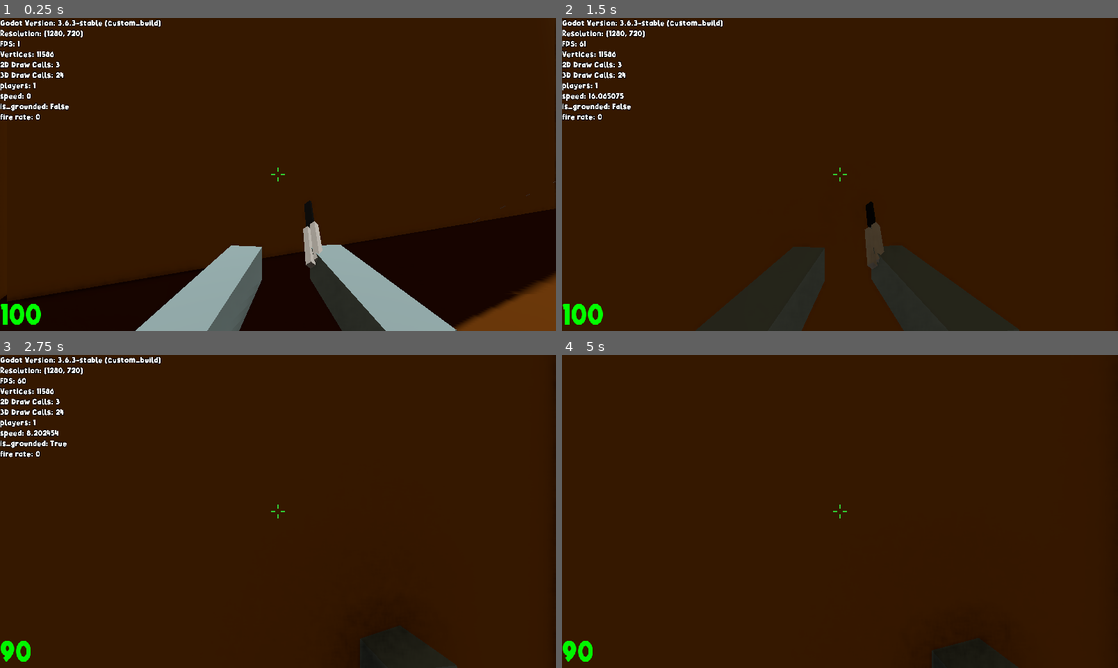
Above: before the commit, frames 1-4 (two rows, left to right).
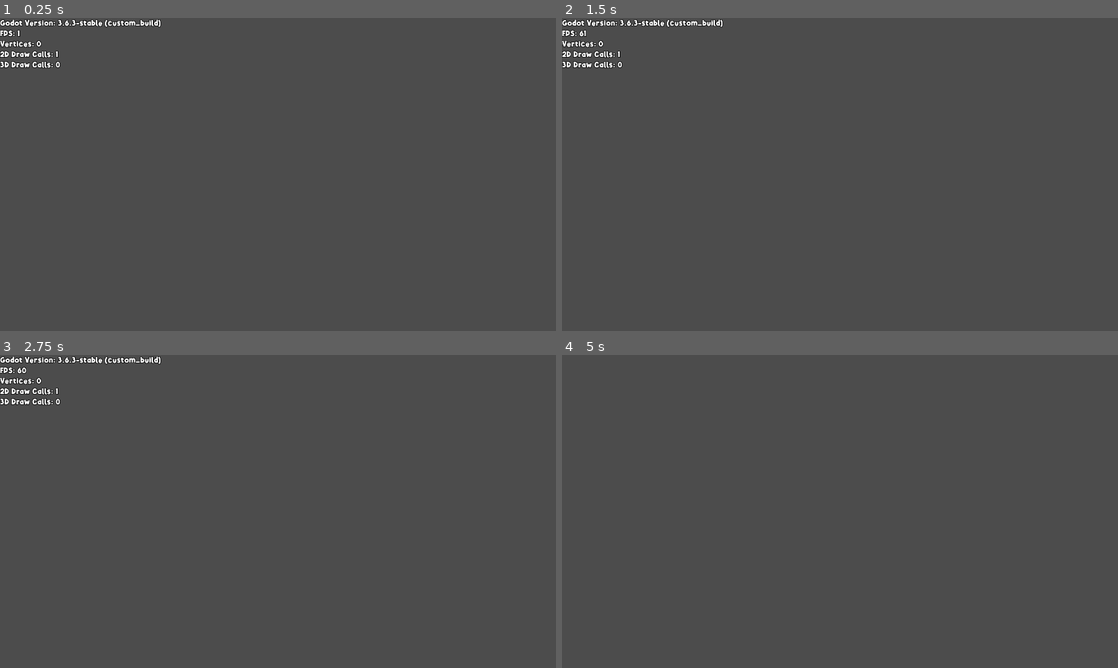
Above: after the commit, the same moments.

Repository: miklaskarjalainen/Togmen
Game: Godot game, scene res://source/scenes/game.tscn
Same seed, same stepped clock (60 frames per second), same inputs: the game is played once before the commit and once after it. This scene is started directly instead of the project's main scene.
Inputs (mouse positions are in pixels of both pictures, inside the frame that each line leads up to):
- Up to frame 1 (0.25 s): no input
- Up to frame 2 (1.5 s): move the mouse to (867, 174) at 0.52 s; hold W (forwards) from 0.53 s (still down); tap Mouse wheel down (mw_down, bound only after the commit) at 0.6 s; tap Space (jump) at 0.77 s; tap Mouse wheel up (mw_up, bound only after the commit) at 0.8, 1.35 s; move the mouse to (812, 174) at 1.27 s
- Up to frame 3 (2.75 s): keep holding W (forwards); tap Space (jump) at 1.52 s; tap Mouse wheel down (mw_down, bound only after the commit) at 1.55 s; move the mouse to (289, 505) at 2.02 s; tap G (hurt) at 2.1 s; tap Mouse wheel up (mw_up, bound only after the commit) at 2.3 s
- Up to frame 4 (5 s): keep holding W (forwards); move the mouse to (834, 517) at 2.77 s; tap Q (quick_switch) at 2.85 s; tap Space (jump) at 3.02, 3.77, 4.52 s; tap Mouse wheel down (mw_down, bound only after the commit) at 3.05, 4.55 s; move the mouse to (878, 514) at 3.52 s; right-click (878, 514) at 3.6 s; tap Mouse wheel up (mw_up, bound only after the commit) at 3.8 s; tap F5 (reload_settings) at 4.15 s; move the mouse to (795, 508) at 4.27 s; click (795, 508) at 4.35 s; tap F3 (toggle_debug) at 4.9 s

The runs differ from the first frame. In frame 1, 99% of the frame differs, in the area x 0-100%, y 0-100%; in frame 2, 100%; in frame 3, 100%; in frame 4, 100%.
Error after the commit: Parse Error: Can't preload resource at path: res://source/entities/actors/player.tscn (res://source/scenes/peers.gd:5)

Commit message:
A lot of stuff

Diff:
--- a/default_env.tres
+++ b/default_env.tres
@@ -1,7 +1,8 @@
 [gd_resource type="Environment" load_steps=2 format=2]
 
 [sub_resource type="ProceduralSky" id=1]
-sky_top_color = Color( 0.137255, 0.0980392, 0.0313726, 1 )
+radiance_size = 0
+sky_top_color = Color( 0.215686, 0.152941, 0.0431373, 1 )
 sky_horizon_color = Color( 0.701961, 0.588235, 0.427451, 1 )
 sky_curve = 0.173868
 sun_latitude = 20.0
--- a/project.godot
+++ b/project.godot
@@ -38,7 +38,7 @@
 
 [application]
 
-config/name="VastaIsku"
+config/name="Togmen"
 run/main_scene="res://source/scenes/title_screen.tscn"
 config/icon="res://icon.png"
 
@@ -175,6 +175,16 @@
 "events": [ Object(InputEventKey,"resource_local_to_scene":false,"resource_name":"","device":0,"alt":false,"shift":false,"control":false,"meta":false,"command":false,"pressed":false,"scancode":16777244,"unicode":0,"echo":false,"script":null)
  ]
 }
+mw_down={
+"deadzone": 0.5,
+"events": [ Object(InputEventMouseButton,"resource_local_to_scene":false,"resource_name":"","device":0,"alt":false,"shift":false,"control":false,"meta":false,"command":false,"button_mask":0,"position":Vector2( 0, 0 ),"global_position":Vector2( 0, 0 ),"factor":1.0,"button_index":5,"pressed":false,"doubleclick":false,"script":null)
+ ]
+}
+mw_up={
+"deadzone": 0.5,
+"events": [ Object(InputEventMouseButton,"resource_local_to_scene":false,"resource_name":"","device":0,"alt":false,"shift":false,"control":false,"meta":false,"command":false,"button_mask":0,"position":Vector2( 0, 0 ),"global_position":Vector2( 0, 0 ),"factor":1.0,"button_index":4,"pressed":false,"doubleclick":false,"script":null)
+ ]
+}
 
 [layer_names]
 
--- a/source/entities/actors/hand.gd
+++ b/source/entities/actors/hand.gd
@@ -30,6 +30,12 @@
 	_handle_weapon_switching()
 	_handle_shooting()
 
+func _input(event):
+	if event is InputEventMouseButton and event.is_pressed():
+		if event.button_index == BUTTON_WHEEL_UP:
+			_switch_weapon(current_weapon+1)
+		elif event.button_index == BUTTON_WHEEL_DOWN:
+			_switch_weapon(current_weapon-1)
 
 func _handle_weapon_switching():
 	if Input.is_action_just_pressed("web_1"):
@@ -40,6 +46,10 @@
 		_switch_weapon(2)
 	if Input.is_action_just_pressed("web_4"):
 		_switch_weapon(3)
+	if Input.is_action_just_pressed("mw_up"):
+		_switch_weapon(current_weapon+1)
+	if Input.is_action_just_pressed("mw_down"):
+		_switch_weapon(current_weapon-1)
 
 	if Input.is_action_just_pressed("quick_switch"):
 		_switch_weapon(previous_weapon)
@@ -118,6 +128,9 @@
 	instance.translation = _location
 
 puppet func _switch_weapon(_weapon:int):
+	# Keep the weapon id in pounds
+	_weapon = clamp(_weapon, 0, get_child_count() - 1)
+
 	# Same weapon
 	if _weapon == current_weapon:
 		return
--- a/source/entities/actors/player.gd
+++ b/source/entities/actors/player.gd
@@ -52,7 +52,7 @@
 		player_anim.play("run")
 	else:
 		player_anim.stop(true)
-		player_anim.play("idle")
+		player_anim.play("showoff")
 
 func _do_player_movement(delta:float):
 	# Controlling #
@@ -80,7 +80,7 @@
 	if hor_motion.length() > move_spd:
 		motion.x = (hor_motion.normalized() * move_spd).x
 		motion.z = (hor_motion.normalized() * move_spd).z
-	elif hor_motion.length() < 0.8 and direction == Vector3() and is_on_floor(): # Rounds speeds of 0.1231 to 0
+	elif hor_motion.length() < 1.4 and direction == Vector3() and is_on_floor(): # Rounds speeds of 0.1231 to 0
 		motion.x = 0
 		motion.z = 0
 
--- a/source/entities/actors/player.tscn
+++ b/source/entities/actors/player.tscn
@@ -14,6 +14,7 @@
 [ext_resource path="res://assets/weapons/ak-47/sfx_shoot.ogg" type="AudioStream" id=12]
 [ext_resource path="res://assets/weapons/knife/shoot.ogg" type="AudioStream" id=13]
 [ext_resource path="res://assets/weapons/deagle/shoot.ogg" type="AudioStream" id=14]
+[ext_resource path="res://assets/props/player/player_model.gd" type="Script" id=15]
 
 [sub_resource type="CylinderShape" id=1]
 radius = 0.529663
@@ -127,6 +128,7 @@
 
 [node name="player_model" parent="." instance=ExtResource( 5 )]
 transform = Transform( -3, 0, -4.52987e-07, 0, 3, 0, 4.52987e-07, 0, -3, 0, -1.17, 0 )
+script = ExtResource( 15 )
 
 [node name="jump_timer" type="Timer" parent="."]
 wait_time = 0.1
--- a/source/scenes/title_screen.gd
+++ b/source/scenes/title_screen.gd
@@ -1,11 +1,14 @@
 extends Control
 
+export(NodePath) var player_model_path
+
+onready var player_model_anim = get_node(player_model_path).get_node("AnimationPlayer")
 onready var confirm_popup = $confirm_popup
-
 onready var IP_edit = $IP_edit
 onready var name_edit = $name_edit
 onready var host_btn = $host
 onready var join_btn = $join
+
 
 func _ready():
 	GameWorld.current_gamestate = GameWorld.GameState.TitleScreen
@@ -19,6 +22,9 @@
 	IP_edit.text = GameSettings.get_value("default_ip", "127.0.0.1")
 
 func _physics_process(delta:float) -> void:
+	# Player Idle Animation
+	player_model_anim.play("showoff")
+
 	# Enabling / Disabling Buttons #
 	host_btn.disabled = true
 	join_btn.disabled = true
@@ -30,7 +36,6 @@
 	# Ask the user if they really want to quit #
 	if Input.is_action_just_pressed("ui_cancel"):
 		confirm_popup.toggle_pop()
-
 
 # Signals #
 func _on_popup_answer(answered_yes:bool):
--- a/source/scenes/title_screen.tscn
+++ b/source/scenes/title_screen.tscn
@@ -1,10 +1,12 @@
-[gd_scene load_steps=11 format=2]
+[gd_scene load_steps=13 format=2]
 
 [ext_resource path="res://source/scenes/title_screen.gd" type="Script" id=1]
 [ext_resource path="res://assets/theme/Alphakind_large.tres" type="DynamicFont" id=2]
 [ext_resource path="res://assets/props/player/player.tscn" type="PackedScene" id=3]
 [ext_resource path="res://assets/materials/sand.tres" type="Material" id=4]
 [ext_resource path="res://source/ui/popup_confirm.tscn" type="PackedScene" id=5]
+[ext_resource path="res://source/ui/settings.tscn" type="PackedScene" id=6]
+[ext_resource path="res://assets/props/player/player_model.gd" type="Script" id=7]
 
 [sub_resource type="ProceduralSky" id=1]
 sky_top_color = Color( 0.137255, 0.0980392, 0.0313726, 1 )
@@ -51,6 +53,7 @@
 __meta__ = {
 "_edit_use_anchors_": false
 }
+player_model_path = NodePath("../player_model")
 
 [node name="bg" type="ColorRect" parent="canvas"]
 visible = false
@@ -67,7 +70,7 @@
 margin_top = 48.0
 margin_bottom = 126.0
 custom_fonts/font = ExtResource( 2 )
-text = "The Game of magnificence"
+text = "Togmen"
 align = 1
 valign = 1
 __meta__ = {
@@ -78,9 +81,9 @@
 anchor_top = 1.0
 anchor_bottom = 1.0
 margin_left = 40.0
-margin_top = -256.0
-margin_right = 568.0
-margin_bottom = -168.0
+margin_top = -184.0
+margin_right = 448.0
+margin_bottom = -120.0
 placeholder_text = "Name"
 __meta__ = {
 "_edit_use_anchors_": false
@@ -90,9 +93,9 @@
 anchor_top = 1.0
 anchor_bottom = 1.0
 margin_left = 40.0
-margin_top = -160.0
-margin_right = 568.0
-margin_bottom = -72.0
+margin_top = -104.0
+margin_right = 448.0
+margin_bottom = -40.0
 placeholder_text = "Ip-Address"
 __meta__ = {
 "_edit_use_anchors_": false
@@ -101,10 +104,10 @@
 [node name="host" type="Button" parent="canvas"]
 anchor_top = 1.0
 anchor_bottom = 1.0
-margin_left = 592.0
-margin_top = -248.0
-margin_right = 792.0
-margin_bottom = -176.0
+margin_left = 456.0
+margin_top = -184.0
+margin_right = 592.0
+margin_bottom = -120.0
 text = "host"
 __meta__ = {
 "_edit_use_anchors_": false
@@ -113,10 +116,10 @@
 [node name="join" type="Button" parent="canvas"]
 anchor_top = 1.0
 anchor_bottom = 1.0
-margin_left = 592.0
-margin_top = -152.0
-margin_right = 792.0
-margin_bottom = -80.0
+margin_left = 456.0
+margin_top = -104.0
+margin_right = 592.0
+margin_bottom = -40.0
 text = "join"
 __meta__ = {
 "_edit_use_anchors_": false
@@ -133,12 +136,15 @@
 margin_bottom = 80.24
 text = "Quit?"
 
+[node name="settings" parent="canvas" instance=ExtResource( 6 )]
+
 [node name="camera" type="Camera" parent="."]
 transform = Transform( 1, 0, 0, 0, 0.978148, -0.207912, 0, 0.207912, 0.978148, 0, 1.5, 2 )
 current = true
 
 [node name="player_model" parent="." instance=ExtResource( 3 )]
 transform = Transform( 0.819152, 0, -0.573577, 0, 1, 0, 0.573577, 0, 0.819152, 1.3749, 0.993007, 0 )
+script = ExtResource( 7 )
 
 [node name="floor" type="CSGMesh" parent="."]
 transform = Transform( 1, 0, 0, 0, 1, 0, 0, 0, 1, 0, 0, -5 )
--- a/source/singleton/debug.gd
+++ b/source/singleton/debug.gd
@@ -12,12 +12,6 @@
 
 	_clear()
 	add_line("Godot Version", Engine.get_version_info()["string"])
-
-	var res := Vector2()
-	res.x = ProjectSettings.get("display/window/size/width")
-	res.y = ProjectSettings.get("display/window/size/height")
-
-	add_line("Resolution", res)
 	add_line("FPS", Engine.get_frames_per_second())
 
 	# Peer ID #
--- a/source/singleton/gamesettings.gd
+++ b/source/singleton/gamesettings.gd
@@ -30,9 +30,10 @@
 	Engine.target_fps = get_value("target_fps", 144)
 	OS.vsync_enabled  = get_value("vsync", false)
 	OS.window_fullscreen = get_value("fullscreen", true)
-	get_tree().set_screen_stretch(SceneTree.STRETCH_MODE_VIEWPORT, SceneTree.STRETCH_ASPECT_IGNORE, get_value("resolution", Vector2(1280,720))) # Loads the resolution
 
 func _add_action(action:String):
+	# Binds a button to an action
+
 	# Clear the action if there's already something
 	if InputMap.has_action(action):
 		InputMap.action_erase_events(action)
@@ -50,19 +51,29 @@
 	elif typeof(inputs) == TYPE_STRING:
 		_add_key_to_action(action, inputs)
 
-# Adds a key to an action
 func _add_key_to_action(action:String, key:String):
+	# Adds a key to a given action
+
 	var action_button     := InputEventKey.new()
 	action_button.scancode = OS.find_scancode_from_string(key) #read the scancode from the ini
 	InputMap.action_add_event(action, action_button)
 	print("Added action %s with button %s" % [action, key])
 
+func set_resolution(resolution:Vector2):
+	get_tree().set_screen_stretch(SceneTree.STRETCH_MODE_VIEWPORT, SceneTree.STRETCH_ASPECT_IGNORE, resolution) # Loads the resolution
+
 func get_value(key:String, default = null):
+	# Returns a value with the key, if key doesn't exist returns the default value
+	# and creates the key with the value and saves it
+
 	if config.has_section_key("settings", key):  # if the key did exist
 		return config.get_value("settings", key, default)
 	config.set_value("settings", key, default)
 	print("Added new entry %s to settings.ini" % key)
 	return default
 
+func set_value(key:String, value):
+	config.set_value("settings", key, value)
+
 func _exit_tree():
 	config.save(SETTINGS_PATH)
--- a/source/singleton/gui.tscn
+++ b/source/singleton/gui.tscn
@@ -7,7 +7,7 @@
 [ext_resource path="res://source/singleton/gui.gd" type="Script" id=5]
 [ext_resource path="res://source/ui/scoreboard.tscn" type="PackedScene" id=6]
 [ext_resource path="res://assets/props/sprites/scope.png" type="Texture" id=7]
-[ext_resource path="res://source/ui/settings.tscn" type="PackedScene" id=8]
+[ext_resource path="res://source/ui/pause_menu.tscn" type="PackedScene" id=8]
 
 [sub_resource type="Curve" id=1]
 _data = [ Vector2( 0, 1 ), 0.0, -4.27972, 0, 0, Vector2( 0.633333, 0 ), 0.038961, 0.0, 0, 0 ]
@@ -351,7 +351,7 @@
 "_edit_use_anchors_": false
 }
 
-[node name="settings" parent="." instance=ExtResource( 8 )]
+[node name="pause_menu" parent="." instance=ExtResource( 8 )]
 
 [connection signal="animation_finished" from="killstreak/anim" to="killstreak" method="_on_animation_finished"]
 [connection signal="animation_finished" from="elimination/anim" to="elimination" method="_on_anim_animation_finished"]
--- /dev/null
+++ b/source/ui/pause_menu.gd
@@ -0,0 +1,20 @@
+extends Control
+
+
+func _physics_process(delta:float):
+	# Grap / Release mouse cursor #
+	if Input.is_action_just_pressed("ui_cancel") and GameWorld.is_ingame():
+		var cur := int(Input.get_mouse_mode() != 2)
+		Input.set_mouse_mode(cur*2)
+
+	if   Input.get_mouse_mode() == 0: # Not Captured
+		visible = true
+	elif Input.get_mouse_mode() == 2: # Captured
+		visible = false
+
+func _on_back_button_up():
+	Net.destroy_client()
+	get_tree().call_deferred("change_scene", "res://source/scenes/title_screen.tscn")
+
+func _on_resume_button_up():
+	Input.set_mouse_mode(2)
--- /dev/null
+++ b/source/ui/pause_menu.tscn
@@ -0,0 +1,50 @@
+[gd_scene load_steps=2 format=2]
+
+[ext_resource path="res://source/ui/pause_menu.gd" type="Script" id=1]
+
+[node name="pause_menu" type="Control"]
+anchor_right = 1.0
+anchor_bottom = 1.0
+script = ExtResource( 1 )
+__meta__ = {
+"_edit_use_anchors_": false
+}
+
+[node name="bg" type="ColorRect" parent="."]
+anchor_right = 1.0
+anchor_bottom = 1.0
+color = Color( 0.815686, 0.815686, 0.815686, 0.137255 )
+__meta__ = {
+"_edit_use_anchors_": false
+}
+
+[node name="back" type="Button" parent="."]
+anchor_left = 0.5
+anchor_top = 0.5
+anchor_right = 0.5
+anchor_bottom = 0.5
+margin_left = -160.0
+margin_top = -24.0
+margin_right = 160.0
+margin_bottom = 27.0
+text = "back to titlescreen"
+__meta__ = {
+"_edit_use_anchors_": false
+}
+
+[node name="resume" type="Button" parent="."]
+anchor_left = 0.5
+anchor_top = 0.5
+anchor_right = 0.5
+anchor_bottom = 0.5
+margin_left = -128.0
+margin_top = -128.0
+margin_right = 128.0
+margin_bottom = -77.0
+text = "resume"
+__meta__ = {
+"_edit_use_anchors_": false
+}
+
+[connection signal="button_up" from="back" to="." method="_on_back_button_up"]
+[connection signal="button_up" from="resume" to="." method="_on_resume_button_up"]
--- a/source/ui/popup_confirm.gd
+++ b/source/ui/popup_confirm.gd
@@ -41,7 +41,6 @@
 	if hide_on_answer:
 		visible = false
 
-
 # Setters #
 func set_label_text(value:String):
 	get_node(LABEL_PATH).text = value # Set Label
--- a/source/ui/popup_confirm.tscn
+++ b/source/ui/popup_confirm.tscn
@@ -3,7 +3,6 @@
 [ext_resource path="res://source/ui/popup_confirm.gd" type="Script" id=1]
 
 [node name="pop_confirm" type="PopupDialog"]
-visible = true
 anchor_right = 0.2
 anchor_bottom = 0.267
 margin_bottom = -0.240021
--- a/source/ui/settings.gd
+++ b/source/ui/settings.gd
@@ -1,22 +1,54 @@
 extends Control
 
+func _get_resolution(idx:int) -> Vector2:
+	match idx:
+		0:
+			return Vector2(1280,1024)
+		1:
+			return Vector2(1280,720)
+		2:
+			return Vector2(1920,1080)
+		3:
+			return Vector2(2560,1440)
+		4:
+			return Vector2(3840,2160)
+		_:
+			return Vector2(1280,720)
 
-func _physics_process(delta:float):
-	# Grap / Release mouse cursor #
-	if Input.is_action_just_pressed("ui_cancel") and GameWorld.is_ingame():
-		print(GameWorld.is_ingame())
-		print(GameWorld.is_in_titlescreen())
-		var cur := int(Input.get_mouse_mode() != 2)
-		Input.set_mouse_mode(cur*2)
+func _get_res_idx(resolution:Vector2) -> int:
+	match resolution:
+		Vector2(1280,1024):
+			return 0
+		Vector2(1280,720):
+			return 1
+		Vector2(1920,1080):
+			return 2
+		Vector2(2560,1440):
+			return 3
+		Vector2(3840,2160):
+			return 4
+		_:
+			return 0
 
-	if   Input.get_mouse_mode() == 0: # Not Captured
-		visible = true
-	elif Input.get_mouse_mode() == 2: # Captured
-		visible = false
+func _ready():
+	var current_res = GameSettings.get_value("resolution", Vector2(1280,720))
+	print("Current RES: ", current_res)
 
-func _on_back_button_up():
-	Net.destroy_client()
-	get_tree().call_deferred("change_scene", "res://source/scenes/title_screen.tscn")
+	$resolution_option.selected = _get_res_idx(current_res)
+	$fullscreen.pressed = GameSettings.get_value("fullscreen", true)
 
-func _on_resume_button_up():
-	Input.set_mouse_mode(2)
+	_on_apply_pressed()
+
+func _on_apply_pressed():
+	# Resolution #
+	var new_resolution = _get_resolution($resolution_option.selected)
+	GameSettings.set_value("resolution", new_resolution)
+	GameSettings.set_resolution(new_resolution)
+
+	# Fullscreen #
+	OS.window_fullscreen = $fullscreen.pressed
+	GameSettings.set_value("fullscreen", $fullscreen.pressed)
+
+	# Others #
+	Engine.target_fps = GameSettings.get_value("target_fps", 144)
+	OS.vsync_enabled  = GameSettings.get_value("vsync", false)
--- a/source/ui/settings.tscn
+++ b/source/ui/settings.tscn
@@ -5,46 +5,69 @@
 [node name="settings" type="Control"]
 anchor_right = 1.0
 anchor_bottom = 1.0
+mouse_filter = 2
 script = ExtResource( 1 )
 __meta__ = {
 "_edit_use_anchors_": false
 }
 
-[node name="bg" type="ColorRect" parent="."]
+[node name="resolution_label" type="Label" parent="."]
+anchor_left = 1.0
+anchor_top = 0.5
 anchor_right = 1.0
-anchor_bottom = 1.0
-color = Color( 0.815686, 0.815686, 0.815686, 0.137255 )
+anchor_bottom = 0.5
+margin_left = -680.0
+margin_top = -168.0
+margin_right = -354.0
+margin_bottom = -104.0
+text = "Viewport Resolution: "
+align = 1
+valign = 1
 __meta__ = {
 "_edit_use_anchors_": false
 }
 
-[node name="back" type="Button" parent="."]
-anchor_left = 0.5
+[node name="resolution_option" type="OptionButton" parent="."]
+anchor_left = 1.0
 anchor_top = 0.5
-anchor_right = 0.5
+anchor_right = 1.0
 anchor_bottom = 0.5
-margin_left = -160.0
-margin_top = -24.0
-margin_right = 160.0
-margin_bottom = 27.0
-text = "back to titlescreen"
+margin_left = -352.0
+margin_top = -168.0
+margin_right = -72.0
+margin_bottom = -104.0
+text = "2560x1440 [16x9]"
+items = [ "1280x1024 [5:4]", null, false, 0, false, "1280x720 [16:9]", null, false, 0, false, "1920x1080 [16:9]", null, false, 0, false, "2560x1440 [16x9]", null, false, 0, false, "3840 x 2160 [16:9]", null, false, 4, null ]
+selected = 3
 __meta__ = {
 "_edit_use_anchors_": false
 }
 
-[node name="resume" type="Button" parent="."]
-anchor_left = 0.5
+[node name="apply" type="Button" parent="."]
+anchor_left = 1.0
 anchor_top = 0.5
-anchor_right = 0.5
+anchor_right = 1.0
 anchor_bottom = 0.5
-margin_left = -128.0
-margin_top = -128.0
-margin_right = 128.0
-margin_bottom = -77.0
-text = "resume"
+margin_left = -200.0
+margin_top = -72.0
+margin_right = -72.0
+text = "Apply"
 __meta__ = {
 "_edit_use_anchors_": false
 }
 
-[connection signal="button_up" from="back" to="." method="_on_back_button_up"]
-[connection signal="button_up" from="resume" to="." method="_on_resume_button_up"]
+[node name="fullscreen" type="CheckButton" parent="."]
+anchor_left = 1.0
+anchor_top = 0.5
+anchor_right = 1.0
+anchor_bottom = 0.5
+margin_left = -544.0
+margin_top = -240.0
+margin_right = -264.0
+margin_bottom = -176.0
+text = "FullScreen:"
+__meta__ = {
+"_edit_use_anchors_": false
+}
+
+[connection signal="button_up" from="apply" to="." method="_on_apply_pressed"]
--- a/source/worlds/mymap.tscn
+++ b/source/worlds/mymap.tscn
@@ -7,7 +7,34 @@
 [ext_resource path="res://assets/materials/sand.tres" type="Material" id=5]
 [ext_resource path="res://source/entities/mesh_visibility_toggler.gd" type="Script" id=6]
 
+[sub_resource type="ProceduralSky" id=1]
+radiance_size = 0
+sky_top_color = Color( 0.215686, 0.152941, 0.0431373, 1 )
+sky_horizon_color = Color( 0.701961, 0.588235, 0.427451, 1 )
+sky_curve = 0.173868
+sun_latitude = 20.0
+
+[sub_resource type="Environment" id=2]
+background_mode = 2
+background_sky = SubResource( 1 )
+ambient_light_sky_contribution = 0.78
+fog_enabled = true
+fog_color = Color( 0.32549, 0.231373, 0.0745098, 1 )
+fog_sun_color = Color( 0.917647, 0.713726, 0.309804, 1 )
+fog_depth_begin = 50.0
+fog_depth_end = 150.0
+fog_depth_curve = 0.81225
+tonemap_mode = 1
+auto_exposure_scale = 0.03
+ssao_bias = 0.1
+ssao_quality = 0
+ssao_blur = 1
+adjustment_enabled = true
+
 [node name="dust2" type="Spatial"]
+
+[node name="env" type="WorldEnvironment" parent="."]
+environment = SubResource( 2 )
 
 [node name="grass" type="Spatial" parent="."]
 
@@ -148,6 +175,51 @@
 height = 3.0
 material = ExtResource( 1 )
 
+[node name="wall15" type="CSGCylinder" parent="world"]
+transform = Transform( -7.62868e-10, -4.37047e-08, 1, -0.999848, 0.0174524, 0, -0.0174524, -0.999848, -4.37114e-08, 5, 6.4, -1 )
+use_in_baked_light = true
+radius = 7.0
+height = 68.0
+material = ExtResource( 1 )
+
+[node name="wall19" type="CSGCylinder" parent="world"]
+transform = Transform( -7.62868e-10, -4.37047e-08, 1, -0.857167, 0.515038, 2.18557e-08, -0.515038, -0.857167, -3.78552e-08, 5, -3.6, 46.8659 )
+use_in_baked_light = true
+radius = 7.0
+height = 40.0
+material = ExtResource( 1 )
+
+[node name="wall18" type="CSGCylinder" parent="world"]
+transform = Transform( 0.012989, -0.514158, 0.857597, -0.956525, -0.2563, -0.139173, 0.291359, -0.818506, -0.495134, -12, -1.4, -59 )
+use_in_baked_light = true
+radius = 7.0
+height = 64.0
+material = ExtResource( 1 )
+
+[node name="wall5" type="CSGBox" parent="world"]
+transform = Transform( -0.422618, 0, 0.906308, 0, 1, 0, -0.906308, 0, -0.422618, 1.84344, 18.661, -59.2615 )
+use_in_baked_light = true
+width = 82.0
+height = 50.0
+depth = 20.0
+material = ExtResource( 1 )
+
+[node name="wall6" type="CSGBox" parent="world"]
+transform = Transform( -0.906308, 0, -0.422618, 0, 1, 0, 0.422618, 0, -0.906308, -46.6827, 20.9745, -75.9926 )
+use_in_baked_light = true
+width = 116.0
+height = 50.0
+depth = 20.0
+material = ExtResource( 1 )
+
+[node name="wall7" type="CSGBox" parent="world"]
+transform = Transform( 0.422618, 0, -0.906308, 0, 1, 0, 0.906308, 0, 0.422618, -91.4701, 18.661, -10.2616 )
+use_in_baked_light = true
+width = 82.0
+height = 50.0
+depth = 20.0
+material = ExtResource( 1 )
+
 [node name="wall13" type="CSGCylinder" parent="world"]
 transform = Transform( 0, 0, 1, 0, 1, 0, -1, 0, 0, -28.694, 0.5, 19.486 )
 use_in_baked_light = true
@@ -155,51 +227,6 @@
 height = 3.0
 material = ExtResource( 1 )
 
-[node name="wall14" type="CSGCylinder" parent="world"]
-transform = Transform( 0, 0, 1, -0.965926, 0.258819, 0, -0.258819, -0.965926, 0, 5, 0.599999, 40 )
-use_in_baked_light = true
-radius = 7.0
-height = 58.0
-material = ExtResource( 1 )
-
-[node name="wall15" type="CSGCylinder" parent="world"]
-transform = Transform( 0, 0, 1, -1, -5.96046e-08, 0, 4.47035e-08, -1, 0, 5, 7.6, -14 )
-use_in_baked_light = true
-radius = 7.0
-height = 58.0
-material = ExtResource( 1 )
-
-[node name="wall18" type="CSGCylinder" parent="world"]
-transform = Transform( 0.012989, -0.514158, 0.857597, -0.956525, -0.2563, -0.139173, 0.291359, -0.818506, -0.495134, -12, -1.4, -59 )
-use_in_baked_light = true
-radius = 7.0
-height = 64.0
-material = ExtResource( 1 )
-
-[node name="wall5" type="CSGBox" parent="world"]
-transform = Transform( -0.422618, 0, 0.906308, 0, 1, 0, -0.906308, 0, -0.422618, 1.84344, 18.661, -59.2615 )
-use_in_baked_light = true
-width = 82.0
-height = 50.0
-depth = 20.0
-material = ExtResource( 1 )
-
-[node name="wall6" type="CSGBox" parent="world"]
-transform = Transform( -0.906308, 0, -0.422618, 0, 1, 0, 0.422618, 0, -0.906308, -46.6827, 20.9745, -75.9926 )
-use_in_baked_light = true
-width = 116.0
-height = 50.0
-depth = 20.0
-material = ExtResource( 1 )
-
-[node name="wall7" type="CSGBox" parent="world"]
-transform = Transform( 0.422618, 0, -0.906308, 0, 1, 0, 0.906308, 0, 0.422618, -91.4701, 18.661, -10.2616 )
-use_in_baked_light = true
-width = 82.0
-height = 50.0
-depth = 20.0
-material = ExtResource( 1 )
-
 [node name="wall2" type="CSGBox" parent="world"]
 transform = Transform( 0.582719, 0, -0.812674, 0, 1, 0, 0.812674, 0, 0.582719, -64.2453, 18.6136, 23.5333 )
 use_in_baked_light = true
@@ -232,7 +259,11 @@
 transform = Transform( 1, 0, 0, 0, 1, 0, 0, 0, 1, 4.3474, 19.5964, -2.61963 )
 
 [node name="DirectionalLight" type="DirectionalLight" parent="."]
-transform = Transform( 0.983502, -0.00638581, 0.180784, -0.174955, -0.287616, 0.94163, 0.0459834, -0.957725, -0.283988, 0, 10.2832, 0 )
+transform = Transform( 0.968273, 0.176825, 0.176582, -0.0476957, -0.562864, 0.825172, 0.245303, -0.807414, -0.536572, -6.23938, 10.2832, 0 )
 light_color = Color( 0.992157, 0.980392, 0.952941, 1 )
 light_energy = 0.7
+light_specular = 0.0
+light_cull_mask = 4293918721
 shadow_enabled = true
+shadow_color = Color( 0.741176, 0.741176, 0.741176, 1 )
+shadow_bias = 0.2
Not shown, changed: assets/props/player/player.gltf
Not shown: 1 places in source/entities/actors/player.tscn that only renumber resources
Not shown: 1 places in source/worlds/mymap.tscn that only renumber resources
